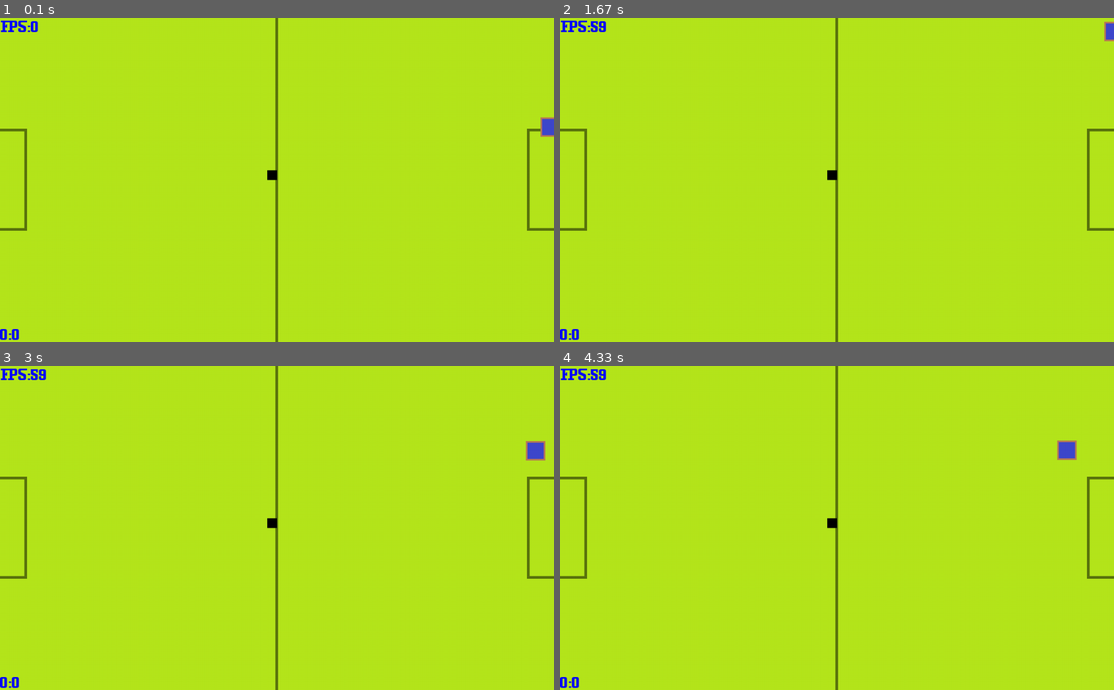
Above: before the commit, frames 1-4 (two rows, left to right).
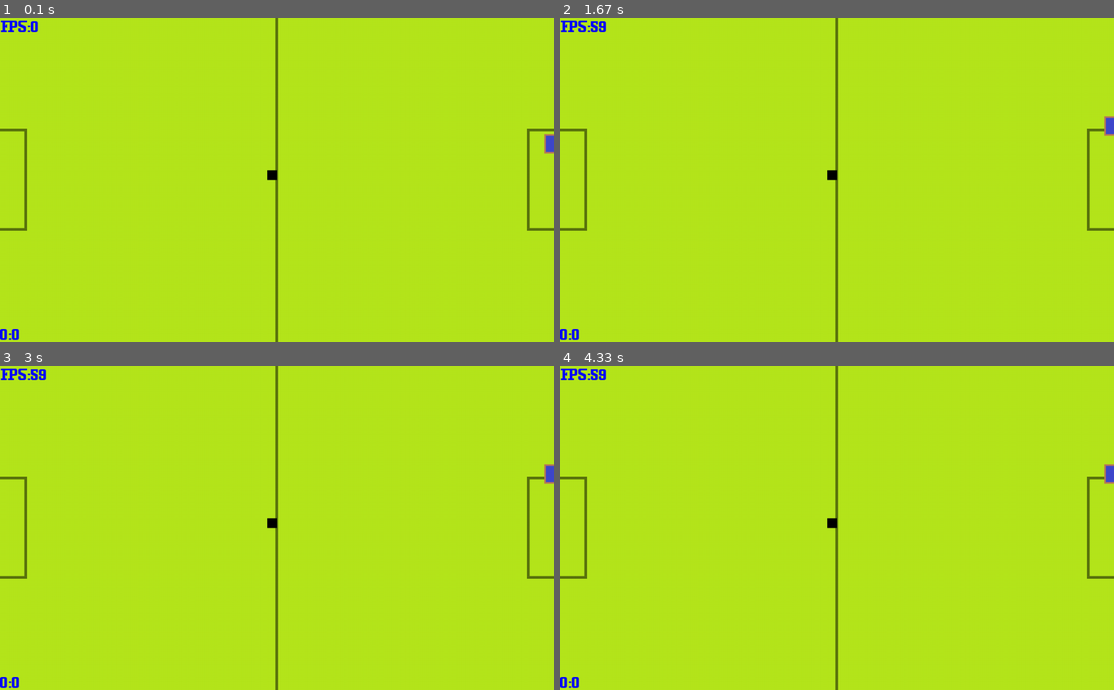
Above: after the commit, the same moments.

Repository: willyc20/algorithm_practice
Game: pygame game, started from gene/evo.py
Same seed, same stepped clock (60 frames per second), same inputs: the game is played once before the commit and once after it. The source is Python 2; it was converted automatically to run under Python 3.
Inputs:
- Up to frame 1 (0.1 s): no input
- Up to frame 2 (1.67 s): hold D 0.33-0.8 s
- Up to frame 3 (3 s): hold A 2.57-2.97 s
- Up to frame 4 (4.33 s): hold W 3-3.37 s; hold D 3.4-4.03 s

The runs differ from the first frame. In frame 1, 0.2% of the frame differs, in the area x 97-100%, y 30-42%; in frame 2, 0.2%; in frame 3, 0.3%; in frame 4, 0.3%, in the area x 89-100%, y 22-37%.

Commit message:
fix bugs
fixed

Diff:
--- a/gene/evo.py
+++ b/gene/evo.py
@@ -1,7 +1,7 @@
 from game import *
 from train import *
 
-RandomPlayer = True
+RandomPlayer = False
 
 def main():
 
@@ -14,7 +14,7 @@
     if(RandomPlayer):
         p = Player(1024, random.randint(0, MapHeight), 'R')
     else:
-        p = Player(1024, MapHeight/2, 'R')
+        p = Player(1024, MapHeight/3, 'R')
 
     s = []
 
@@ -106,7 +106,7 @@
             if(RandomPlayer):
                 p.reset(1024, random.randint(0, MapHeight))
             else:
-                p.reset(1024, MapHeight/2)
+                p.reset(1024, MapHeight/3)
             soccer.reset()
         if(now >= len(s)):
             print
@@ -125,7 +125,7 @@
             if(RandomPlayer):
                 p.reset(1024, random.randint(0, MapHeight))
             else:
-                p.reset(1024, MapHeight/2)
+                p.reset(1024, MapHeight/3)
             soccer.reset()
             print '-----------------------'
             print
--- a/gene/game.py
+++ b/gene/game.py
@@ -133,16 +133,16 @@
     def genemove(self, spd, soccer, swag):
         tag = []
         ttag = []
-        if(swag.outcell[0] > 0):
+        if(swag.outcell[0] >= 0.5):
             tag.append('w')
             self.y -= 400 * spd
-        if(swag.outcell[1] > 0):
+        if(swag.outcell[1] >= 0.5):
             tag.append('a')
             self.x -= 400 * spd
-        if(swag.outcell[2] > 0):
+        if(swag.outcell[2] >= 0.5):
             tag.append('s')
             self.y += 400 * spd
-        if(swag.outcell[3] > 0):
+        if(swag.outcell[3] >= 0.5):
             tag.append('d')
             self.x += 400 * spd
         if (self.x > MapWidth):
--- a/gene/train.py
+++ b/gene/train.py
@@ -4,7 +4,7 @@
 
 def sigmoid(s):
     #return 1 / (1 + pow(math.e, s * -2))
-    return math.tanh(-5*s)
+    return math.tanh(s)
 
 class Swag:
 
@@ -103,7 +103,7 @@
 
         for i in range(0, 5):
             self.hiddencell[i] = sigmoid(self.hiddencell[i])
-            if(abs(self.hiddencell[i]) < 0.3):
+            if(abs(self.hiddencell[i]) < 0.5):
                 self.hiddencell[i] = 0
 
         for i in range(0, 5):
@@ -111,17 +111,22 @@
                 self.hiddencell2[j] += self.cowag[i][j] * self.hiddencell[i]
 
         for i in range(0, 5):
-            if(abs(self.hiddencell2[i]) < 0.3):
+            self.hiddencell2[i] = sigmoid(self.hiddencell2[i])
+            if(abs(self.hiddencell2[i]) < 0.5):
                 self.hiddencell2[i] = 0
 
         for i in range(0, 5):
             for j in range(0, 8):
                 self.outcell[j] += self.howag[i][j] * self.hiddencell2[i]
 
+        #print self.outcell
+
         for i in range(0, 8):
             self.outcell[i] = sigmoid(self.outcell[i])
-            if(abs(self.outcell[i]) < 0.3):
-                self.outcell[i] = 0
+            '''if(abs(self.outcell[i]) < 0.5):
+                self.outcell[i] = 0'''
+
+        #print self.outcell
 
         ri = math.sqrt((p.x - soccer.x) * (p.x - soccer.x) + (p.y - soccer.y) * (p.y - soccer.y))
         if(ri < self.rival):
@@ -139,7 +144,7 @@
                         p[j+1] = t
 
 def AICopy(p, t, n):
-      for i in range(0, n / 2):
+      for i in range(0, n / 3):
             t.append(p[i])
 
 def AIMutate(p, n, rate):
@@ -162,7 +167,7 @@
 
 
 def AICrossover(p, n, e, rate):
-    for ll in range(n / 2, n):
+    for ll in range(n / 3, n):
         ss = []
         ss.append(p[random.randint(0, n - 1)])
         ss.append(p[random.randint(0, n - 1)])
Not shown, added: gene/change.log
